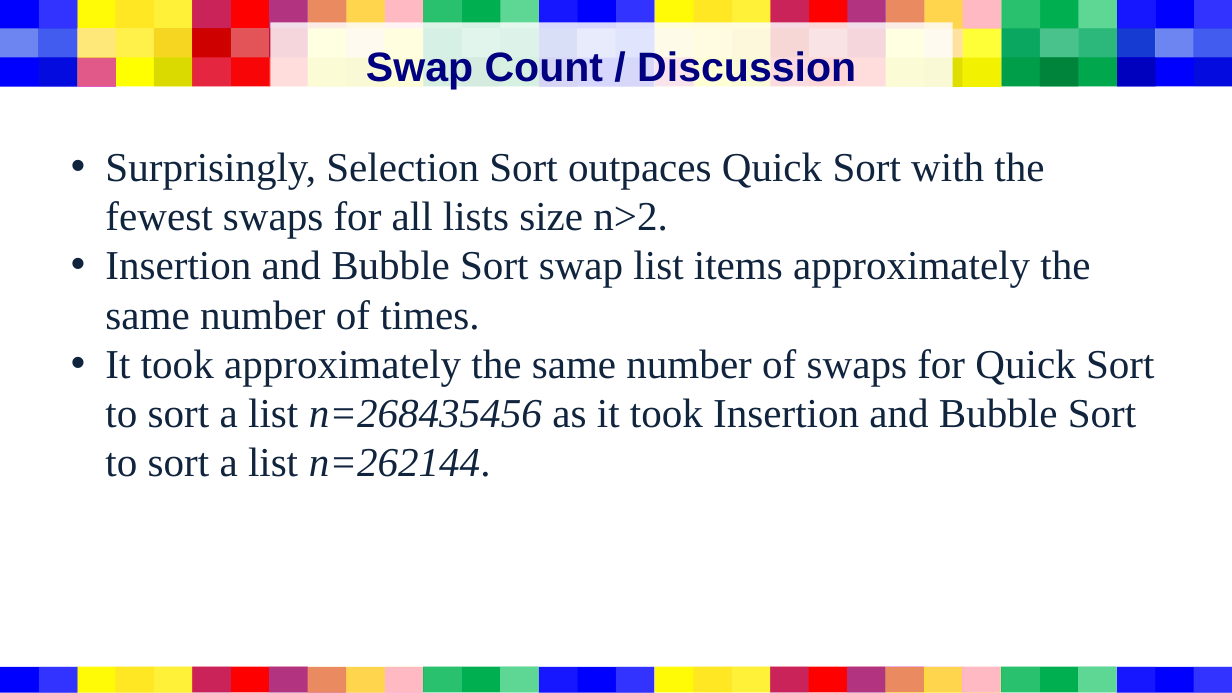
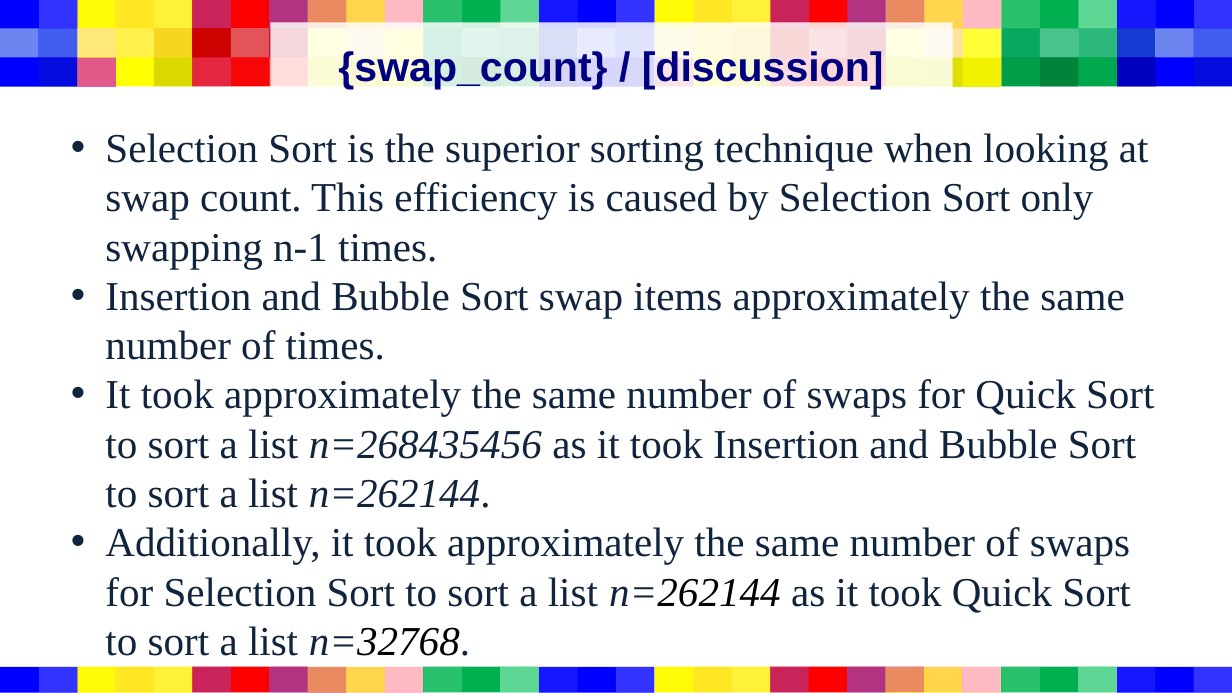
Before and after one commit to tgoodell/Computer-Programming-II, a slide deck: slide 8 of A01/presentation.pptx (slide 7 before the commit). Drawn at 1232x693 pixels with LibreOffice and Linux fonts; fonts in the diff are those of the drawing. Boxes give left, top, right and bottom in pixels: in the first picture for what was removed or moved away, otherwise in the second. Text is boxed around its words. In the diff, an @@ line names an element or a change of style, - is before the commit and + after.

```diff
--- a/A01/presentation.pptx
+++ b/A01/presentation.pptx
@@ title at (x1=338, y1=49, x2=884, y2=90): text changed @@
-Swap Count / Discussion
+{swap_count} / [discussion]
@@ text "Selection Sort is the superior ..." moved from (x1=105, y1=152, x2=1154, y2=477) to (x1=105, y1=133, x2=1154, y2=656) @@
@@ text at (x1=105, y1=133, x2=1149, y2=360): text changed @@
-• Surprisingly, Selection Sort outpaces Quick Sort with the fewest swaps for all lists size n>2.
-• Insertion and Bubble Sort swap list items approximately the same number of times.
+• Selection Sort is the superior sorting technique when looking at swap count. This efficiency is caused by Selection Sort only swapping n-1 times.
+• Insertion and Bubble Sort swap items approximately the same number of times.
@@ text at (x1=105, y1=527, x2=1130, y2=656): paragraph added @@
+• Additionally, it took approximately the same number of swaps for Selection Sort to sort a list n=262144 as it took Quick Sort to sort a list n=32768.
```
Also in this commit, not shown: 9 other slides changed, 2 slides added, 19 other files.
